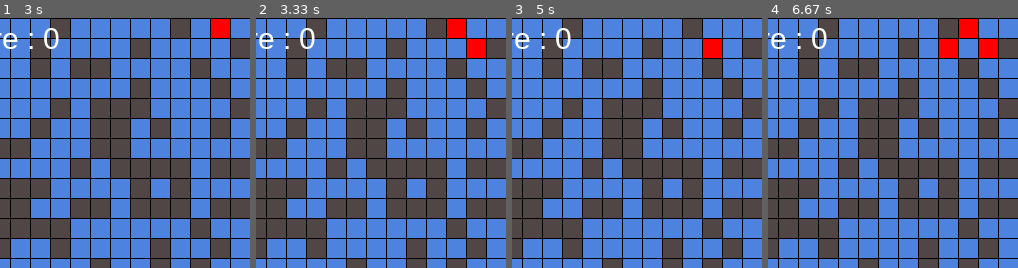
Above: before the commit, frames 1-4 (left to right).
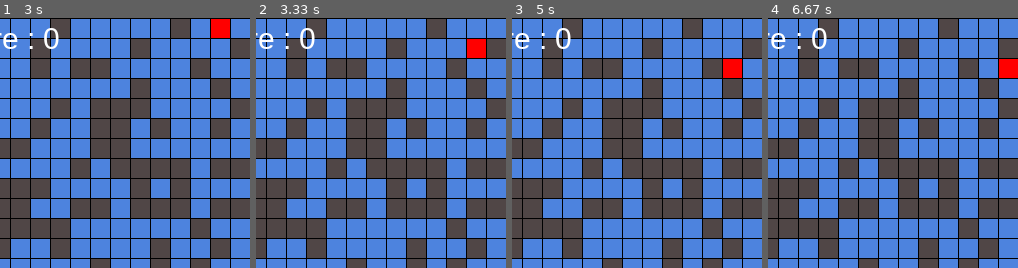
Above: after the commit, the same moments.

Repository: WallAshing/Pygame_labyrith
Game: pygame game, started from main.py
Same seed, same stepped clock (60 frames per second), same inputs: the game is played once before the commit and once after it.
Inputs:
- Up to frame 1 (3 s): hold Right 0.33-0.8 s; hold Right 1.17-1.63 s; hold Left 1.67-2.2 s; hold Down 2.23-2.53 s; hold Left 2.57-2.97 s
- Up to frame 2 (3.33 s): hold Up from 3 s (still down); tap Z at 3.07 s
- Up to frame 3 (5 s): release Up at 3.37 s; hold Right 3.4-4.03 s; tap Z at 3.47, 3.77, 4.53, 4.83 s; hold Left 4.47-4.93 s; hold Right from 4.97 s (still down)
- Up to frame 4 (6.67 s): tap Z at 5.03, 5.33, 5.87, 6.17, 6.37 s; release Right at 5.43 s; hold Right 5.8-6.27 s; hold Left from 6.3 s (still down)
The pictures show only the part of the screen within x 50-100%, y 0-50%; the shares and areas given below are measured in that part.

Frame 1 is identical in both runs. In frame 2, 0.6% of the frame differs, in the area x 76-84%, y 0-8%; in frame 3, 1.2%; in frame 4, 2.3%, in the area x 68-100%, y 0-24%.

Commit message:
The labyrinth v0.02

Diff:
--- a/Ennemis/ennemis.py
+++ b/Enemies/enemies.py
@@ -1,7 +1,7 @@
-from Ennemis.ennemi import *
+from Enemies.enemy import *
 import pygame
 
-class Ennemis :
+class Enemies :
 
     def __init__(self, variable, createNewMap):
         self.variable = variable
@@ -10,15 +10,15 @@
         self.ennemiCasePosList = []
         self.ennemis = {}
 
-    def ennemisInit(self) :
+    def ennemiesInit(self) :
         for i in range(0, self.variable.ennemiNumber) :
             self.ennemiCasePosList.append([(self.variable.mapSize - 1), 0])
-            self.ennemis["Ennemi{0}".format(i)] = Ennemi(self.createNewMap, self.ennemiCasePosList[i]) # Créé un dictionnaire d'énnemis
+            self.ennemis["Ennemi{0}".format(i)] = Enemy(self.createNewMap, self.ennemiCasePosList[i]) # Créé un dictionnaire d'énnemis
 
-    def ennemisMove(self) :
+    def ennemiesMove(self) :
         for i in range(0, self.variable.ennemiNumber) :
             self.ennemis["Ennemi{0}".format(i)].move()
 
-    def ennemisDisplay(self, ecran):
+    def ennemiesDisplay(self, ecran):
         for ennemi in self.ennemiCasePosList :
             pygame.draw.rect(ecran, (255, 0, 0), (pygame.Rect((ennemi[0] * self.variable.caseSize + 1), (ennemi[1] * self.variable.caseSize + 1), (self.variable.caseSize - 1), (self.variable.caseSize - 1))))
--- a/Ennemis/ennemi.py
+++ b/Enemies/enemy.py
@@ -1,7 +1,7 @@
 
 import random
 
-class Ennemi :
+class Enemy :
     def __init__(self, createNewMap, ennemicasePos):
         self.createNewMap = createNewMap
         self.casePos = ennemicasePos
@@ -15,7 +15,7 @@
         self.walkableBox = []
         self.tempWalkableBox = []
         self.boxToSuppr = []
-        self.lastPath = []
+        self.surroundingBox = []
 
     def move(self) :
         self.index += 1
@@ -25,7 +25,6 @@
 
     def decisionMaker(self) :
         self.directionsChecker()
-        print("walkable : " + str(self.walkableBox))
         for walkableBox in self.walkableBox:
             self.tempWalkableBox.append(walkableBox)
             if len(self.deadEndBox) > 0 :
@@ -47,7 +46,6 @@
         self.movementDecision()
 
     def movementDecision(self) :
-        # print(len(self.walkableBox))
         if len(self.walkableBox) > 0 :
             boxNumber = random.randint(0, len(self.walkableBox) - 1)
             self.casePos[0] = self.walkableBox[boxNumber][0]
@@ -117,7 +115,6 @@
             self.wallNumber += 1
             return
 
-
     def directionToPosition(self, pos, direction) :
         x, y = (pos[0], pos[1])
         if direction == "North":
@@ -140,7 +137,6 @@
         self.walkableBox.clear()
         self.tempWalkableBox.clear()
 
-
     def SupprBoxes(self) :
         for boxToSuppr in self.boxToSuppr :
             self.walkableBox.remove(boxToSuppr)
--- a/main.py
+++ b/main.py
@@ -2,7 +2,7 @@
 from Map.createNewMap import *
 from variables import *
 from Map.mapChecker import *
-from Ennemis.ennemis import *
+from Enemies.enemies import *
 import pygame
 import time
 
@@ -11,7 +11,7 @@
 createMap = createNewMap(variables)
 player = Player(ecran, variables, createMap)
 mapChecker = MapChecker(createMap, variables)
-ennemis = Ennemis(variables, createMap)
+ennemies = Enemies(variables, createMap)
 
 pygame.display.set_caption("Labyrinth_2D")
 pygame.font.init()
@@ -21,7 +21,7 @@
 font = pygame.font.SysFont('Arial', 30)
 
 # Fait apparaître les ennemis
-ennemis.ennemisInit()
+ennemies.ennemiesInit()
 
 while loop :
     ecran.fill((0, 0, 0))
@@ -34,8 +34,8 @@
     while mapChecker.keyNumber != 0 :
         variables.keyNumber = variables.keyInitial
         createMap.mapInit()
-        ennemis = Ennemis(variables, createMap)
-        ennemis.ennemisInit()
+        ennemies = Enemies(variables, createMap)
+        ennemies.ennemiesInit()
         player = Player(ecran, variables, createMap)
         mapChecker.mapChecker()
 
@@ -62,8 +62,8 @@
     createMap.mapDisplay(ecran)
     rect = pygame.draw.rect(ecran, (0, 255, 0), (pygame.Rect(player.pos[0], player.pos[1], (variables.caseSize - 1), (variables.caseSize - 1))))
 
-    ennemis.ennemisMove()
-    ennemis.ennemisDisplay(ecran)
+    ennemies.ennemiesMove()
+    ennemies.ennemiesDisplay(ecran)
 
     ecran.blit(yourScore, scoreRect)
     pygame.display.flip()
--- a/sandbox.py
+++ b/sandbox.py
@@ -1,6 +1,6 @@
-d = {}
-for x in range(10):
-    y = x * 2
-    d["string{0}and{1}".format(x,y)] = "Hello", "test"
+d = {"list1" : [1,2,3,4,5,6]}
+# for x in range(10):
+#     y = x * 2
+#     d["string{0}and{1}".format(x,y)] = "Hello", "test"
 
-print(d)
+print(d["list1"][2])
--- a/variables.py
+++ b/variables.py
@@ -1,10 +1,11 @@
 class Variables :
     def __init__(self) :
         self.mapSize = 25
-        self.windowSize = (500 // self.mapSize * self.mapSize, 500 // self.mapSize * self.mapSize)
+        self.windowSizeSetting = 500
+        self.windowSize = (self.windowSizeSetting // self.mapSize * self.mapSize, self.windowSizeSetting // self.mapSize * self.mapSize)
         self.caseSize = self.windowSize[0] / self.mapSize
         self.keyInitial = 1
         self.keyNumber = 1
         self.keyColor = (0, 0, 255)
         self.winNumber = 0
-        self.ennemiNumber = 5
+        self.ennemiNumber = 1
Empty file added: Enemies/__init__.py
